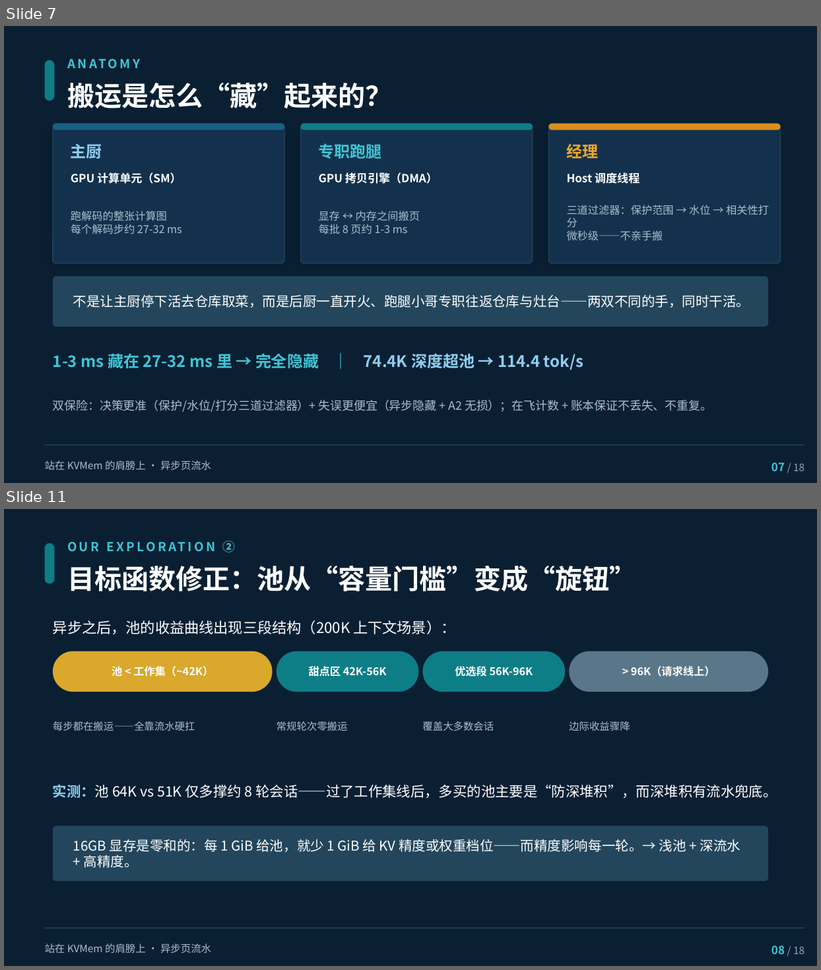
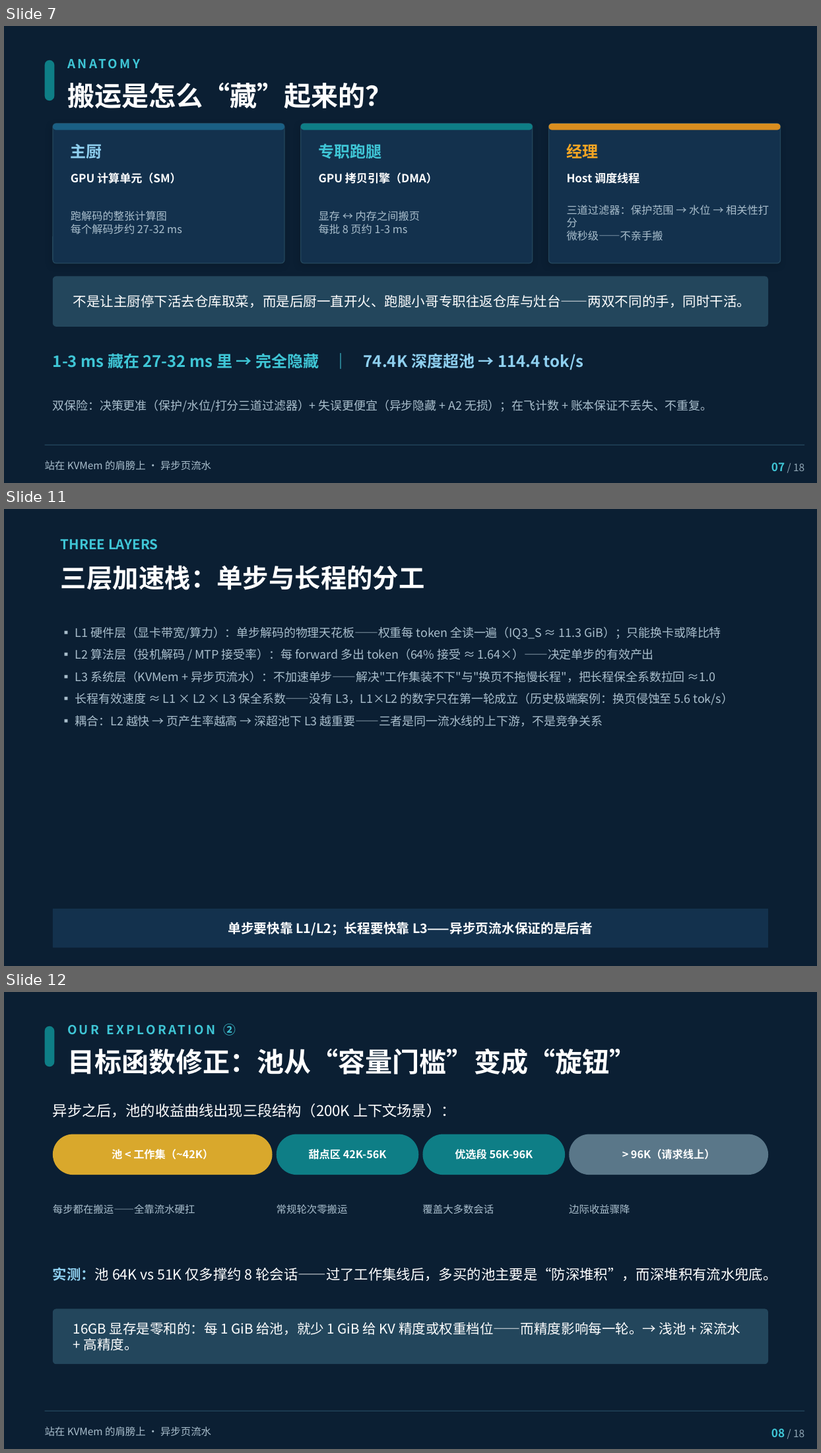
Before and after one commit to paicat1/Ninfer-KVMem-Async, a slide deck: docs/异步页流水-技术说明.pptx. Shown one above the other, each under a label of ours: slides 7 and 11 before the commit, slides 7, 11 and 12 after it; the slides between them are not shown. The pictures are 821x970 and 821x1453 pixels, drawn with LibreOffice and Linux fonts; fonts in the diff are those of the drawing. Boxes give left, top, right and bottom in pixels: in the first picture for what was removed or moved away, otherwise in the second. Text is boxed around its words. In the diff, an @@ line names an element or a change of style, - is before the commit and + after.

Commit message:
docs(public): 三层加速栈写入材料 + 新页配色统一——①MD 数学基础小节追加第六步（三层分工：L1 硬件天花板/L2 投机接受率/L3 系统层保全系数，乘法关系与耦合）②PPT 新增 p11 THREE LAYERS（三层加速栈）③p8/p9/p10 重做为深色底（#0B1F33 背景/#A9BECC 正文/白标题/#3FC6D6 kicker，与你美术版一致）——现 22 页

```diff
--- a/docs/异步页流水-技术说明.pptx
+++ b/docs/异步页流水-技术说明.pptx
@@ slide 11 added at [4,509,817,966], background #FFFFFF @@
@@ rectangle added at [4,509,817,966], fill #0B1F33 @@
@@ text added at [61,539,158,550], 12 pt, text #3FC6D6, bold @@
+THREE LAYERS
@@ text added at [61,565,425,590], 23 pt, text #FFFFFF, bold @@
+三层加速栈：单步与长程的分工
@@ text added at [75,627,734,727], 10.5 pt, text #A9BECC @@
+▪ L1 硬件层（显卡带宽/算力）：单步解码的物理天花板——权重每 token 全读一遍（IQ3_S ≈ 11.3 GiB）；只能换卡或降比特
+▪ L2 算法层（投机解码 / MTP 接受率）：每 forward 多出 token（64% 接受 ≈ 1.64×）——决定单步的有效产出
+▪ L3 系统层（KVMem + 异步页流水）：不加速单步——解决"工作集装不下"与"换页不拖慢长程"，把长程保全系数拉回 ≈1.0
+▪ 长程有效速度 ≈ L1 × L2 × L3 保全系数——没有 L3，L1×L2 的数字只在第一轮成立（历史极端案例：换页侵蚀至 5.6 tok/s）
+▪ 耦合：L2 越快 → 页产生率越高 → 深超池下 L3 越重要——三者是同一流水线的上下游，不是竞争关系
@@ rectangle added at [53,909,768,948], fill #13314D, 11.5 pt, text #FFFFFF, bold @@
+单步要快靠 L1/L2；长程要快靠 L3——异步页流水保证的是后者
@@ what was slide 11 is now slide 12 @@
```
Also in this commit, not shown: 3 slides changed, 1 other file.
